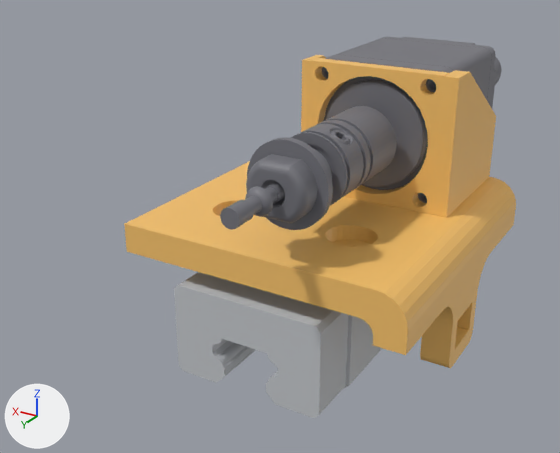
The glTF model digital_twin/URDF/meshes/z2_nozzle.glb: old version first, new version second.
Rendered twice from a 50 mm lens placed at (-0.0709, 0.1355, 0.0755), pointed at (0.0082, 0.0038, 0.0096). The lights are fixed; the arrows at lower left show +X, +Y and +Z. The picture after the commit comes second.

Objects in the first picture: 'pt_16#0', 'pt_29#3', 'pt_42#2'.
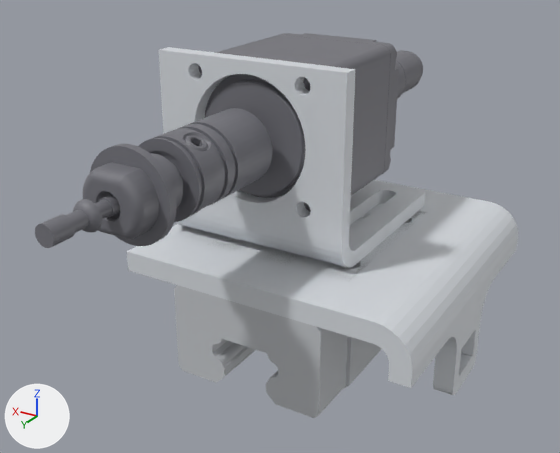
What differs and where, as boxes (x1, y1, x2, y2) in the pictures (560 x 453 px):
'pt_42#2', deleted (orange)
    before: (124, 55, 516, 368)
'pt_44#3', added
    after: (127, 180, 518, 395)
'pt_29#2', added
    after: (35, 33, 423, 248)
'pt_47#4', added
    after: (158, 47, 425, 267)
'pt_29#3', deleted
    before: (220, 37, 502, 230)

Diff of the bpy script that builds the scene:
```diff
--- a/digital_twin/URDF/meshes/z2_nozzle.glb.py
+++ b/digital_twin/URDF/meshes/z2_nozzle.glb.py
@@ mat_defaultmaterial_003 @@
+mat_defaultmaterial_003 = bpy.data.materials.new('DefaultMaterial.003')
+mat_defaultmaterial_003.use_nodes = True; mat_defaultmaterial_003.node_tree.nodes.clear()
+_N = mat_defaultmaterial_003.node_tree.nodes; _L = mat_defaultmaterial_003.node_tree.links
+n0 = _N.new('ShaderNodeOutputMaterial'); n0.name = 'Material Output'
+n1 = _N.new('ShaderNodeBsdfPrincipled'); n1.name = 'Principled BSDF'
+n2 = _N.new('ShaderNodeVertexColor'); n2.name = 'Color Attribute'
+_L.new(n1.outputs[0], n0.inputs[0])  # 'BSDF' to 'Surface'
+_L.new(n2.outputs[0], n1.inputs[0])  # 'Color' to 'Base Color'
@@ me_toolhead_carriage_1_toolhead_mount___vac_head_1 @@
+me_toolhead_carriage_1_toolhead_mount___vac_head_1.from_pydata(...)  # 422 vertices, 868 faces; spans x -0.0142..0.0258, y -0.0231..0.0193, z 0.0099..0.0481
+me_toolhead_carriage_1_toolhead_mount___vac_head_1.materials.append(mat_defaultmaterial_003)
@@ me_toolhead_carriage_1_toolhead_carriage___sheet_metal___z_axis_1 @@
+me_toolhead_carriage_1_toolhead_carriage___sheet_metal___z_axis_1.from_pydata(...)  # 546 vertices, 1124 faces; spans x -0.0336..0.0275, y -0.0331..0.0308, z -0.0181..0.0099
+me_toolhead_carriage_1_toolhead_carriage___sheet_metal___z_axis_1.materials.append(mat_defaultmaterial_002)
@@ me_toolhead_carriage_1_nema11_hollow_shaft_with_nozzle_1_1 @@
+me_toolhead_carriage_1_nema11_hollow_shaft_with_nozzle_1_1.from_pydata(...)  # 27548 vertices, 54316 faces; spans x -0.0084..0.0222, y -0.0571..0.0696, z 0.0189..0.0471
+me_toolhead_carriage_1_nema11_hollow_shaft_with_nozzle_1_1.materials.append(mat_defaultmaterial_001)
@@ ob_pt_42_2 @@
-ob_pt_42_2 = bpy.data.objects.new('pt_42#2', me_toolhead_carriage_1_toolhead_mount___hollow_shaft_vacuum_stepper_2)
-ob_pt_42_2.location = (0.0, 0.0, 0.0)
@@ ob_pt_29_3 @@
-ob_pt_29_3 = bpy.data.objects.new('pt_29#3', me_toolhead_carriage_1_nema11_hollow_shaft_with_nozzle_1)
-ob_pt_29_3.location = (0.0, 0.0, 0.0)
@@ ob_pt_47_4 @@
+ob_pt_47_4 = bpy.data.objects.new('pt_47#4', me_toolhead_carriage_1_toolhead_mount___vac_head_1)
+ob_pt_47_4.location = (0.0, 0.0, 0.0)
@@ ob_pt_44_3 @@
+ob_pt_44_3 = bpy.data.objects.new('pt_44#3', me_toolhead_carriage_1_toolhead_carriage___sheet_metal___z_axis_1)
+ob_pt_44_3.location = (0.0, 0.0, 0.0)
@@ ob_pt_29_2 @@
+ob_pt_29_2 = bpy.data.objects.new('pt_29#2', me_toolhead_carriage_1_nema11_hollow_shaft_with_nozzle_1_1)
+ob_pt_29_2.location = (0.0, 0.0, 0.0)
```
